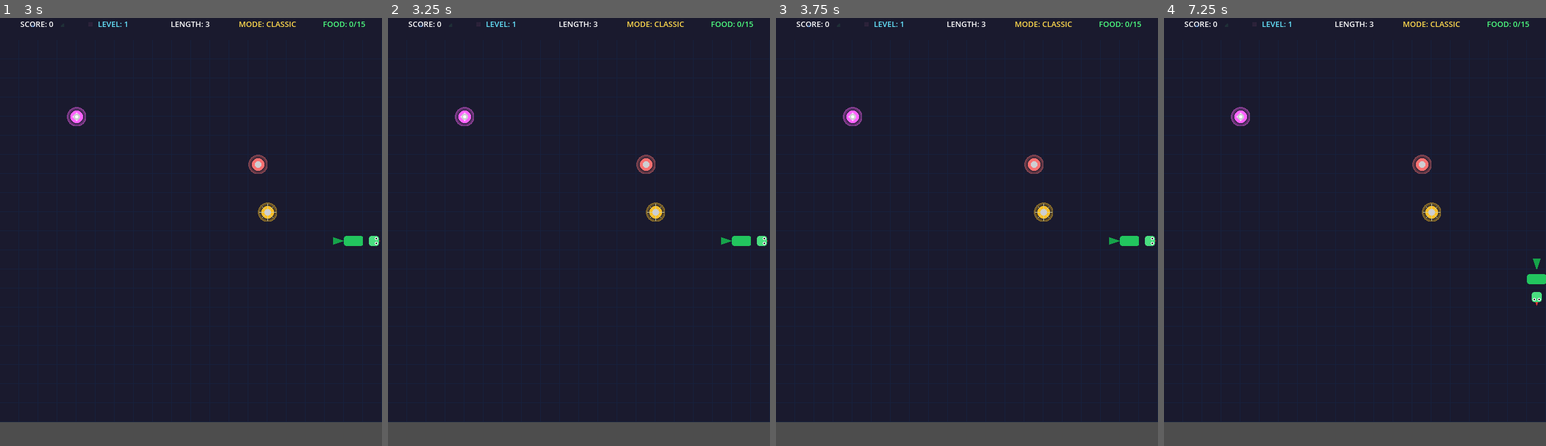
Above: before the commit, frames 1-4 (left to right).
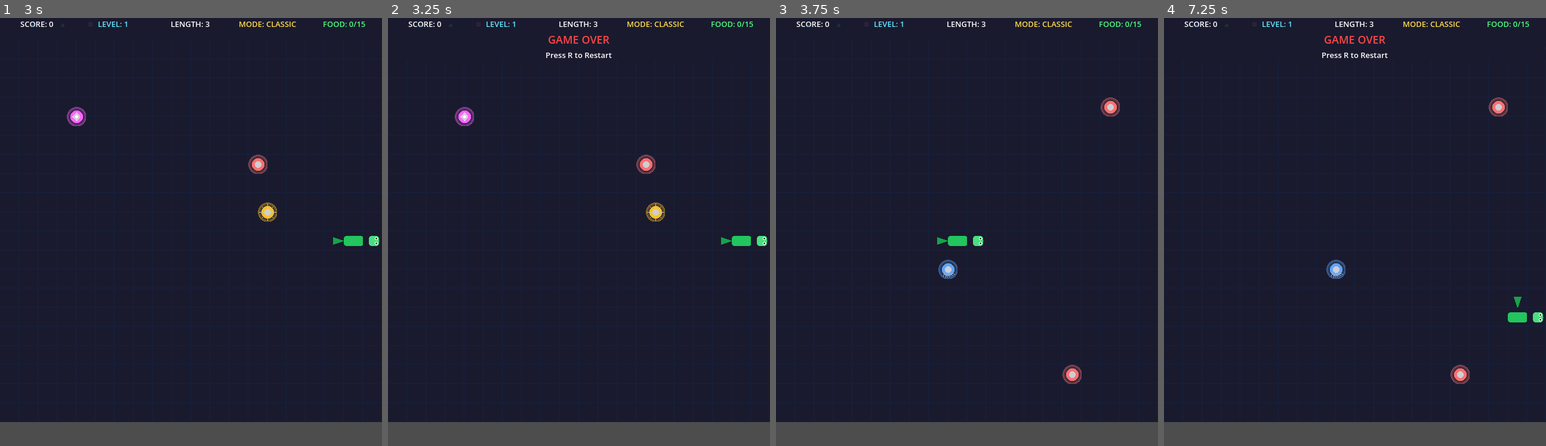
Above: after the commit, the same moments.

Repository: skyfire1123/snake-games
Game: Godot game, scene res://scenes/game_manager.tscn
Same seed, same stepped clock (60 frames per second), same inputs: the game is played once before the commit and once after it.
Inputs (mouse positions are in pixels of both pictures, inside the frame that each line leads up to):
- Up to frame 1 (3 s): click "CLASSIC" at 0.5 s; tap Enter at 1.25, 2.75 s; move the mouse to (275, 210) at 1.27 s; hold Right 1.28-2 s; tap R at 1.35, 2.85 s; click (275, 210) at 1.42 s; tap Space at 2 s; drag from (114, 253) to (259, 163) at 2.02 s; move the mouse to (229, 137) at 2.77 s; hold Right from 2.78 s (still down)
- Up to frame 2 (3.25 s): keep holding Right
- Up to frame 3 (3.75 s): release Right at 3.5 s; tap R at 3.5 s; drag from (947, 317) to (1051, 223) at 3.52 s
- Up to frame 4 (7.25 s): tap Enter at 4.25 s; move the mouse to (1469, 296) at 4.27 s; hold Left 4.28-5 s; tap R at 4.35, 5.85 s; tap Space at 5 s; drag from (1240, 167) to (1297, 125) at 5.02 s; move the mouse to (1374, 232) at 5.77 s; hold Down 5.78-6.5 s; click (1374, 232) at 5.92 s; drag from (1297, 125) to (1423, 163) at 6.52 s

Frame 1 is identical in both runs. In frame 2, 0.3% of the frame differs, in the area x 41-59%, y 4-10%; in frame 3, 1.5%; in frame 4, 1.8%, in the area x 17-100%, y 4-86%.
Error before the commit: Parse Error: Too many arguments for "log()" call. Expected at most 1 but received 2. (res://scripts/debug_log.gd:18)

Commit message:
Fix debug_log.gd: log() function signature corrected, was log_msg

Diff:
--- a/project.godot
+++ b/project.godot
@@ -24,7 +24,6 @@
 
 [autoload]
 
-DebugLog="*res://scripts/debug_log.gd"
 ThemeManager="*res://scripts/theme_manager.gd"
 
 [rendering]
--- a/scripts/debug_log.gd
+++ b/scripts/debug_log.gd
@@ -15,7 +15,7 @@
 	if f:
 		f.store_string("")
 		f.close()
-	log("=== 游戏启动 ===", "SYSTEM")
+	log("=== 游戏启动 ===")
 
 func log(msg: String, category: String = "general") -> void:
 	if not DEBUG_MODE:
--- a/scripts/food_manager.gd
+++ b/scripts/food_manager.gd
@@ -47,7 +47,7 @@
 	_food_pool.clear()
 
 func _spawn_one_food() -> Node2D:
-	DebugLog.log("SPAWN_FOOD: pool_size=%d" % _pool_size, "FOOD")
+	print("SPAWN_FOOD: pool_size=%d" % _pool_size, "FOOD"))
 	var food: Node2D = _food_scene.instantiate()
 	add_child(food)
 
@@ -92,7 +92,7 @@
 	return 0  # NORMAL
 
 func _on_food_eaten(food: Node2D) -> void:
-	DebugLog.log("_on_food_eaten called", "FOOD")
+	print("_on_food_eaten called", "FOOD"))
 	var idx := _food_pool.find(food)
 	if idx == -1:
 		return
--- a/scripts/main.gd
+++ b/scripts/main.gd
@@ -289,7 +289,7 @@
 	_powerup_manager.set_occupied_cells(_occupied_cells)
 
 func _on_food_eaten_by_type(food_type: int, grid_pos: Vector2i) -> void:
-	DebugLog.log("FOOD_EATEN: type=%d pos=%s" % [food_type, str(grid_pos)], "FOOD")
+	print("FOOD_EATEN: type=%d pos=%s" % [food_type, str(grid_pos)])
 	var ftype: int = food_type
 
 	# Score (Phase 4: double points multiplier)
@@ -416,7 +416,7 @@
 
 	# Phase 4: magnet attraction — pull nearby food toward snake
 	_apply_magnet_attraction()
-	DebugLog.log("MOVE: head=%s foods_on_screen=%d" % [str(new_head_pos), _food_manager.get_foods().size()], "MOVE")
+	print("MOVE: head=%s foods_on_screen=%d" % [str(new_head_pos), _food_manager.get_foods().size()])
 
 	# BUG FIX: Snake has no Area2D collision body, so use grid-position based collision
 	_trigger_food_at(new_head_pos)
@@ -434,7 +434,7 @@
 			_trigger_game_over()
 
 func _trigger_food_at(pos: Vector2i) -> void:
-	DebugLog.log("_trigger_food_at called: pos=%s" % str(pos), "FOOD")
+	print("_trigger_food_at called: pos=%s" % str(pos))
 	# Find food at position and trigger eat
 	var foods: Array = _food_manager.get_foods()
 	for f in foods:
@@ -449,7 +449,7 @@
 	_powerup_manager.collect_powerup_at_grid(pos)
 
 func _trigger_game_over() -> void:
-	DebugLog.log("GAME_OVER triggered", "GAME")
+	print("GAME_OVER triggered")
 	# Phase 4: shield blocks death once
 	if has_shield:
 		has_shield = false
